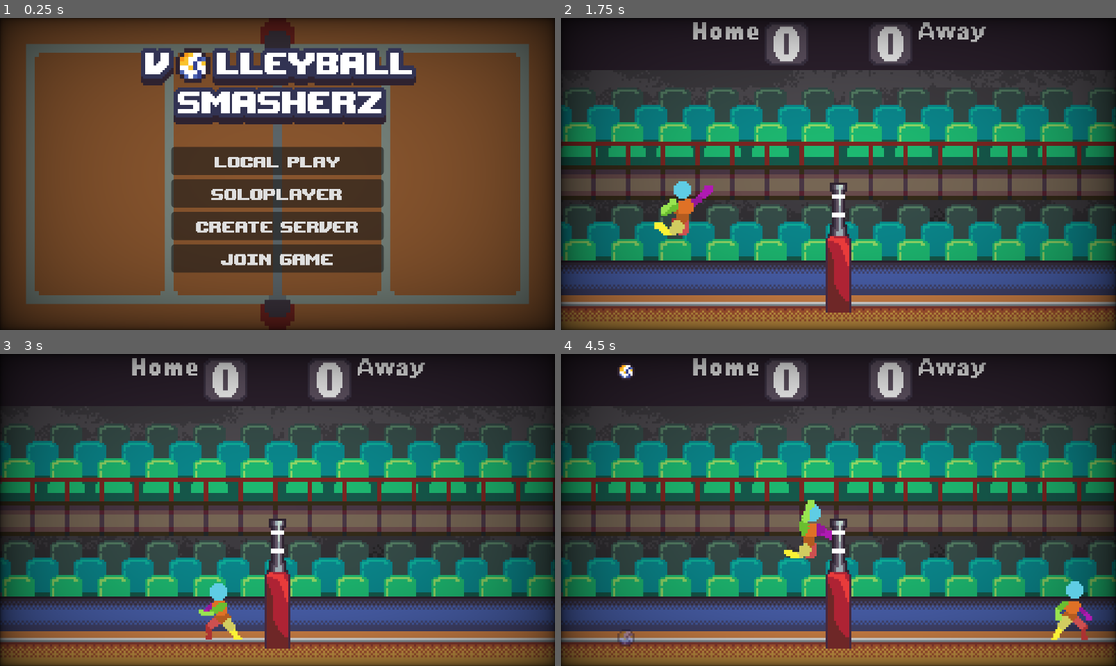
Above: before the commit, frames 1-4 (two rows, left to right).
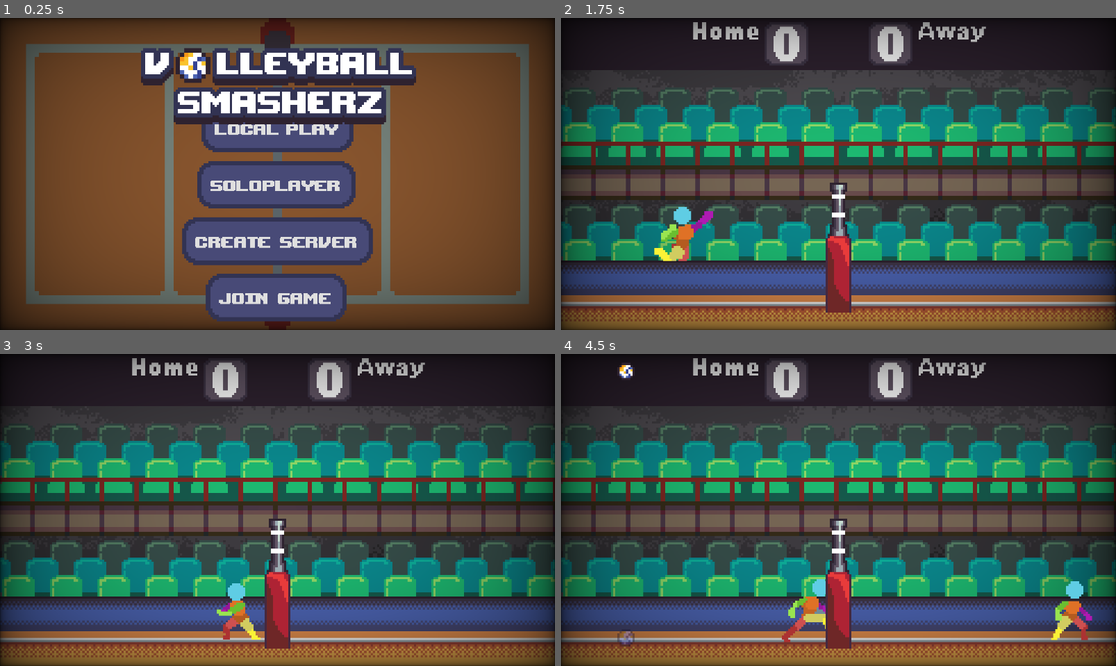
Above: after the commit, the same moments.

Repository: wonderdip/Arcade-Game
Game: Godot game, scene res://Scenes/Menus/title_screen.tscn
Two runs of this game, one before a commit and one after it. Both use one fixed random seed, a clock stepped at 60 frames per second and the inputs below.
Inputs:
- Up to frame 1 (0.25 s): no input
- Up to frame 2 (1.75 s): click "Local Play" at 0.5 s; tap Enter at 1.25 s; hold D (right) from 1.28 s (still down); hold F (set) from 1.28 s (still down); tap W (jump) at 1.52, 1.55 s
- Up to frame 3 (3 s): tap W (jump) at 1.82, 2.1, 2.27, 2.57 s; release F (set) at 2.03 s; tap F (set) at 2.3 s; release D (right) at 2.78 s; hold A (left) from 2.78 s (still down); hold C (bump) from 2.78 s (still down)
- Up to frame 4 (4.5 s): tap W (jump) at 3.05, 3.77, 4.07 s; release A (left) at 3.53 s; release C (bump) at 3.53 s; hold D (right) from 3.53 s (still down); tap L (bump_2) at 3.6 s; tap F (set) at 3.8 s; hold W (jump) from 4.28 s (still down); tap Q (hit) at 4.35 s

The runs differ from the first frame. In frame 1, 20% of the frame differs, in the area x 30-70%, y 33-98%; in frame 2, 1.3%; in frame 3, 1.1%; in frame 4, 1.3%.

Commit message:
changed ui and title screen
next change is making jumps more snappy

Diff:
--- a/Scenes/Menus/main_menu.tscn
+++ b/Scenes/Menus/main_menu.tscn
@@ -1,19 +1,33 @@
-[gd_scene load_steps=4 format=3 uid="uid://btcp30cq4g58t"]
+[gd_scene load_steps=6 format=3 uid="uid://btcp30cq4g58t"]
 
 [ext_resource type="Script" uid="uid://bbc4f660w2d41" path="res://Scripts/main_menu.gd" id="1_28flt"]
 [ext_resource type="FontFile" uid="uid://bock84trufxhp" path="res://Assets/Fonts/upheavtt.ttf" id="1_48xlc"]
+[ext_resource type="Texture2D" uid="uid://dljn3lm5gefq6" path="res://Assets/UI/Button.png" id="1_penys"]
+
+[sub_resource type="StyleBoxTexture" id="StyleBoxTexture_aur2u"]
+texture = ExtResource("1_penys")
+texture_margin_left = 6.0
+texture_margin_top = 6.0
+texture_margin_right = 6.0
+texture_margin_bottom = 6.0
 
 [sub_resource type="Theme" id="Theme_1ehe0"]
 default_font = ExtResource("1_48xlc")
-default_font_size = 20
+default_font_size = 10
+Button/font_sizes/font_size = 10
+Button/styles/normal = SubResource("StyleBoxTexture_aur2u")
 
 [node name="MainMenu" type="Control"]
 layout_mode = 3
-anchors_preset = 15
-anchor_right = 1.0
-anchor_bottom = 1.0
+anchors_preset = 8
+anchor_left = 0.5
+anchor_top = 0.5
+anchor_right = 0.5
+anchor_bottom = 0.5
 grow_horizontal = 2
 grow_vertical = 2
+size_flags_horizontal = 4
+size_flags_vertical = 4
 theme = SubResource("Theme_1ehe0")
 script = ExtResource("1_28flt")
 
@@ -24,28 +38,37 @@
 anchor_top = 0.5
 anchor_right = 0.5
 anchor_bottom = 0.5
-offset_left = -98.0
-offset_top = -61.5
-offset_right = 98.0
-offset_bottom = 61.5
+offset_left = -44.0
+offset_top = -50.0
+offset_right = 44.0
+offset_bottom = 50.0
 grow_horizontal = 2
 grow_vertical = 2
+alignment = 1
 
 [node name="Local" type="Button" parent="Server"]
 layout_mode = 2
+size_flags_horizontal = 4
+size_flags_vertical = 4
 text = "Local Play"
 
 [node name="Solo" type="Button" parent="Server"]
 layout_mode = 2
+size_flags_horizontal = 4
+size_flags_vertical = 4
 text = "Soloplayer
 "
 
 [node name="Server" type="Button" parent="Server"]
 layout_mode = 2
+size_flags_horizontal = 4
+size_flags_vertical = 4
 text = "Create Server"
 
 [node name="Join" type="Button" parent="Server"]
 layout_mode = 2
+size_flags_horizontal = 4
+size_flags_vertical = 4
 text = "Join Game"
 
 [connection signal="pressed" from="Server/Local" to="." method="_on_local_pressed"]
--- a/Scenes/Menus/title_screen.tscn
+++ b/Scenes/Menus/title_screen.tscn
@@ -1,10 +1,10 @@
-[gd_scene load_steps=8 format=3 uid="uid://5mskd276w0y3"]
+[gd_scene load_steps=11 format=3 uid="uid://5mskd276w0y3"]
 
 [ext_resource type="Texture2D" uid="uid://ic27ga3or3yx" path="res://Assets/Start Screen/TopViewCourt.png" id="1_qrrr1"]
 [ext_resource type="Shader" uid="uid://binjhiy2didyr" path="res://Shaders/Vignette.gdshader" id="2_5l772"]
 [ext_resource type="Texture2D" uid="uid://bdkut3u1wl1b6" path="res://Assets/Start Screen/Overlay.png" id="3_wqk6i"]
-[ext_resource type="Texture2D" uid="uid://m7f8mlud45t1" path="res://Assets/Volleyball.png" id="5_jfetd"]
 [ext_resource type="PackedScene" uid="uid://btcp30cq4g58t" path="res://Scenes/Menus/main_menu.tscn" id="6_6a4bo"]
+[ext_resource type="Texture2D" uid="uid://ckesrjrj7u4gq" path="res://Assets/Start Screen/Volleyball_anim.png" id="6_qrrr1"]
 [ext_resource type="Texture2D" uid="uid://lg25kccmrh0u" path="res://Assets/Start Screen/Title.png" id="7_5l772"]
 
 [sub_resource type="ShaderMaterial" id="ShaderMaterial_5e717"]
@@ -13,6 +13,28 @@
 shader_parameter/vignette_opacity = 0.30000001425
 shader_parameter/vignette_rgb = Color(0, 0, 0, 1)
 shader_parameter/overlay_mode = true
+
+[sub_resource type="AtlasTexture" id="AtlasTexture_5l772"]
+atlas = ExtResource("6_qrrr1")
+region = Rect2(0, 0, 8, 8)
+
+[sub_resource type="AtlasTexture" id="AtlasTexture_wqk6i"]
+atlas = ExtResource("6_qrrr1")
+region = Rect2(8, 0, 8, 8)
+
+[sub_resource type="SpriteFrames" id="SpriteFrames_uo7yt"]
+animations = [{
+"frames": [{
+"duration": 1.0,
+"texture": SubResource("AtlasTexture_5l772")
+}, {
+"duration": 1.0,
+"texture": SubResource("AtlasTexture_wqk6i")
+}],
+"loop": true,
+"name": &"squish",
+"speed": 1.0
+}]
 
 [node name="TitleScreen" type="Control"]
 layout_mode = 3
@@ -62,21 +84,18 @@
 
 [node name="MainMenu" parent="." instance=ExtResource("6_6a4bo")]
 layout_mode = 1
-anchors_preset = 8
-anchor_left = 0.5
-anchor_top = 0.5
-anchor_right = 0.5
-anchor_bottom = 0.5
 offset_top = 18.0
 offset_bottom = 18.0
-scale = Vector2(0.5, 0.5)
 
 [node name="Title" type="Sprite2D" parent="."]
 position = Vector2(0, -41)
 texture = ExtResource("7_5l772")
 offset = Vector2(0.5, 0.5)
 
-[node name="Ball" type="Sprite2D" parent="Title"]
+[node name="Ball" type="AnimatedSprite2D" parent="Title"]
 position = Vector2(-39, -9)
 scale = Vector2(2, 2)
-texture = ExtResource("5_jfetd")
+sprite_frames = SubResource("SpriteFrames_uo7yt")
+animation = &"squish"
+autoplay = "squish"
+frame_progress = 0.65984
--- a/Scenes/player.tscn
+++ b/Scenes/player.tscn
@@ -250,6 +250,7 @@
 script = ExtResource("1_cvnsp")
 Speed = 140.0
 Friction = 1300.0
+low_jump_multiplier = 3.0
 
 [node name="Sprite" type="AnimatedSprite2D" parent="."]
 position = Vector2(0, -1)
--- a/project.godot
+++ b/project.godot
@@ -35,8 +35,9 @@
 jump={
 "deadzone": 0.2,
 "events": [Object(InputEventKey,"resource_local_to_scene":false,"resource_name":"","device":-1,"window_id":0,"alt_press …(192 unchanged characters)…
+, Object(InputEventKey,"resource_local_to_scene":false,"resource_name":"","device":-1,"window_id":0,"alt_pressed":false,"shift_pressed":false,"ctrl_pressed":false,"meta_pressed":false,"pressed":false,"keycode":0,"physical_keycode":32,"key_label":0,"unicode":32,"location":0,"echo":false,"script":null)
 , Object(InputEventJoypadMotion,"resource_local_to_scene":false,"resource_name":"","device":0,"axis":1,"axis_value":-1.0,"script":null)
-, Object(InputEventKey,"resource_local_to_scene":false,"resource_name":"","device":-1,"window_id":0,"alt_pressed":false,"shift_pressed":false,"ctrl_pressed":false,"meta_pressed":false,"pressed":false,"keycode":0,"physical_keycode":32,"key_label":0,"unicode":32,"location":0,"echo":false,"script":null)
+, Object(InputEventJoypadButton,"resource_local_to_scene":false,"resource_name":"","device":0,"button_index":0,"pressure":0.0,"pressed":true,"script":null)
 ]
 }
 left={
@@ -54,19 +55,19 @@
 hit={
 "deadzone": 0.2,
 "events": [Object(InputEventKey,"resource_local_to_scene":false,"resource_name":"","device":-1,"window_id":0,"alt_press …(192 unchanged characters)…
-, Object(InputEventJoypadButton,"resource_local_to_scene":false,"resource_name":"","device":0,"button_index":1,"pressure":0.0,"pressed":false,"script":null)
+, Object(InputEventJoypadButton,"resource_local_to_scene":false,"resource_name":"","device":0,"button_index":2,"pressure":0.0,"pressed":true,"script":null)
 ]
 }
 bump={
 "deadzone": 0.2,
 "events": [Object(InputEventKey,"resource_local_to_scene":false,"resource_name":"","device":-1,"window_id":0,"alt_press …(191 unchanged characters)…
-, Object(InputEventJoypadButton,"resource_local_to_scene":false,"resource_name":"","device":0,"button_index":2,"pressure":0.0,"pressed":false,"script":null)
+, Object(InputEventJoypadButton,"resource_local_to_scene":false,"resource_name":"","device":0,"button_index":1,"pressure":0.0,"pressed":true,"script":null)
 ]
 }
 set={
 "deadzone": 0.2,
 "events": [Object(InputEventKey,"resource_local_to_scene":false,"resource_name":"","device":-1,"window_id":0,"alt_press …(192 unchanged characters)…
-, Object(InputEventJoypadButton,"resource_local_to_scene":false,"resource_name":"","device":0,"button_index":0,"pressure":0.0,"pressed":false,"script":null)
+, Object(InputEventJoypadButton,"resource_local_to_scene":false,"resource_name":"","device":0,"button_index":3,"pressure":0.0,"pressed":true,"script":null)
 ]
 }
 jump_1={
@@ -133,13 +134,12 @@
 spawnball_1={
 "deadzone": 0.2,
 "events": [Object(InputEventKey,"resource_local_to_scene":false,"resource_name":"","device":-1,"window_id":0,"alt_press …(192 unchanged characters)…
-, Object(InputEventJoypadButton,"resource_local_to_scene":false,"resource_name":"","device":-1,"button_index":3,"pressure":0.0,"pressed":true,"script":null)
+, Object(InputEventJoypadButton,"resource_local_to_scene":false,"resource_name":"","device":-1,"button_index":0,"pressure":0.0,"pressed":true,"script":null)
 ]
 }
 spawnball_2={
 "deadzone": 0.2,
 "events": [Object(InputEventKey,"resource_local_to_scene":false,"resource_name":"","device":-1,"window_id":0,"alt_press …(192 unchanged characters)…
-, Object(InputEventJoypadButton,"resource_local_to_scene":false,"resource_name":"","device":-1,"button_index":3,"pressure":0.0,"pressed":true,"script":null)
 ]
 }
 
Binary file added: Assets/Start Screen/Volleyball_anim.png
Not shown, added: Assets/Start Screen/Volleyball_anim.png.import
Binary file added: Assets/UI/Button.png
Not shown, added: Assets/UI/Button.png.import
